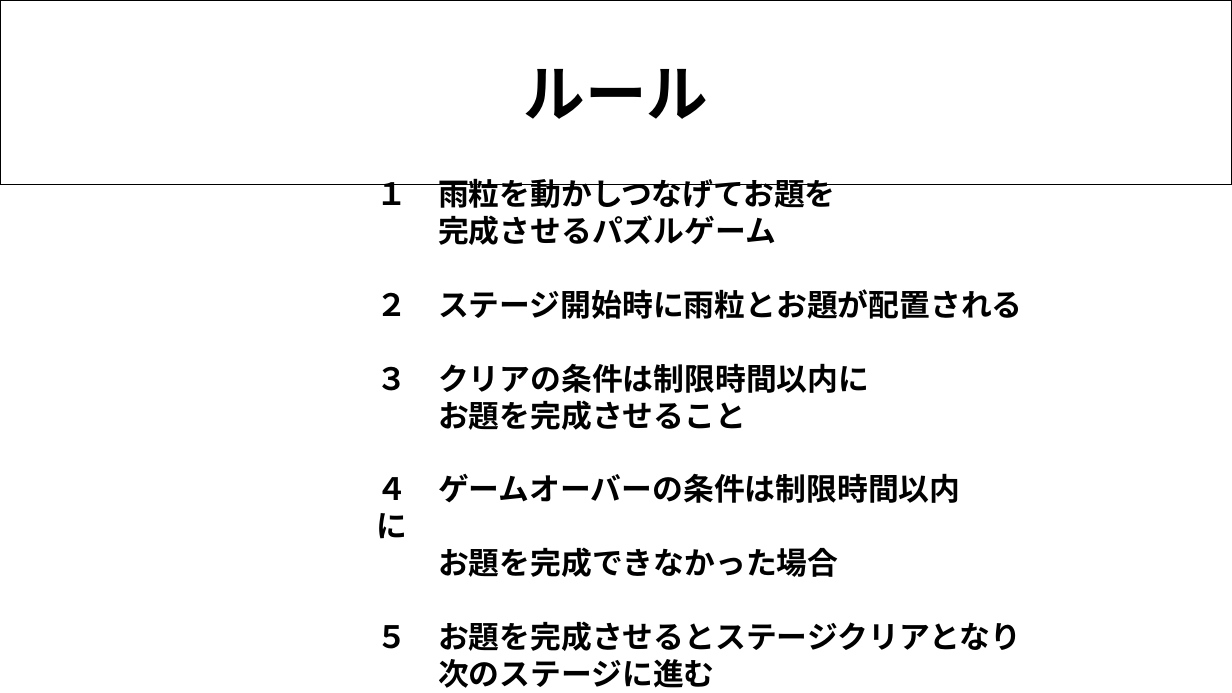
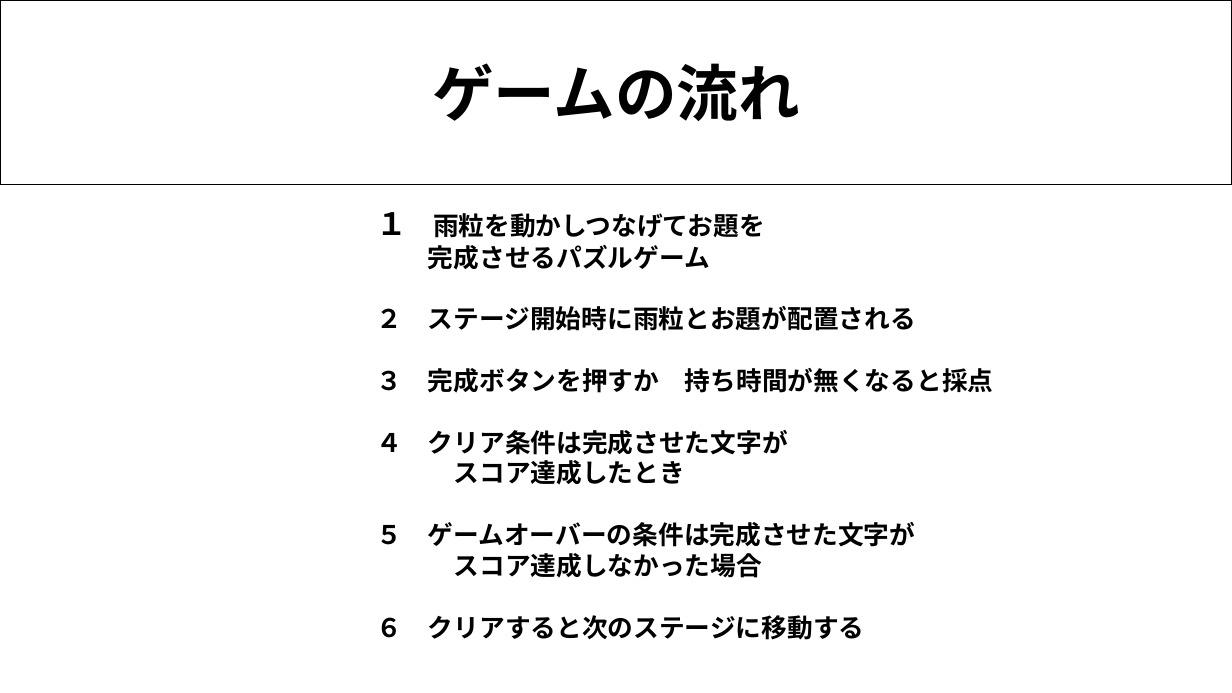
Before and after one commit to 2025Game/12Yamamoto, a slide deck: slide 5 of 3DLV3/Plam/雨粒を使って描く.pptx (slide 3 before the commit). Drawn at 1232x693 pixels with LibreOffice and Linux fonts; fonts in the diff are those of the drawing. Boxes give left, top, right and bottom in pixels: in the first picture for what was removed or moved away, otherwise in the second. Text is boxed around its words. In the diff, an @@ line names an element or a change of style, - is before the commit and + after.

```diff
--- a/3DLV3/Plam/雨粒を使って描く.pptx
+++ b/3DLV3/Plam/雨粒を使って描く.pptx
@@ text in rectangle at (432, 63, 800, 121): text changed @@
-ルール
+ゲームの流れ
@@ rectangle "１ 雨粒を動かしつなげてお題を": place and size @@
-rectangle "１ 雨粒を動かしつなげてお題を" at (368, 409, 1096, 621)
+rectangle "１ 雨粒を動かしつなげてお題を" at (368, 347, 1096, 620)
@@ text in rectangle at (377, 212, 916, 331): size 24 to 20 pt in "雨粒を動かしつなげてお題を", "完成させるパズルゲーム", "２ ステージ開始時に雨粒とお題が配置される" @@
@@ text in rectangle at (377, 368, 915, 640): text changed; size 24 to 20 pt @@
-３ クリアの条件は制限時間以内に
-お題を完成させること
-４ ゲームオーバーの条件は制限時間以内に
-お題を完成できなかった場合
-５ お題を完成させるとステージクリアとなり
-次のステージに進む
+３ 完成ボタンを押すか 持ち時間が無くなると採点
+４ クリア条件は完成させた文字が
+スコア達成したとき
+５ ゲームオーバーの条件は完成させた文字が
+スコア達成しなかった場合
+６ クリアすると次のステージに移動する
```
Also in this commit, not shown: 10 other slides changed, 3 slides added, 1 slide removed, 11 other files.
